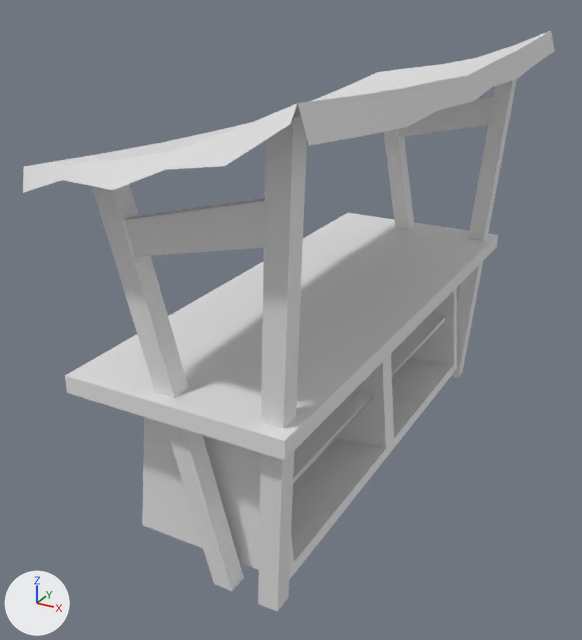
A saved change to the FBX model Assets/Models/stall.fbx.
One viewpoint serves both versions: a 50 mm camera at (4.65, -0.02, 6.43) aimed at (-0.17, 8.74, 2.05). Arrows for +X, +Y and +Z are at lower left; the lights stay in place. Where no turn or scale is listed for an object, it has been applied to the vertices.

The first picture shows 'roof', 'stall'.
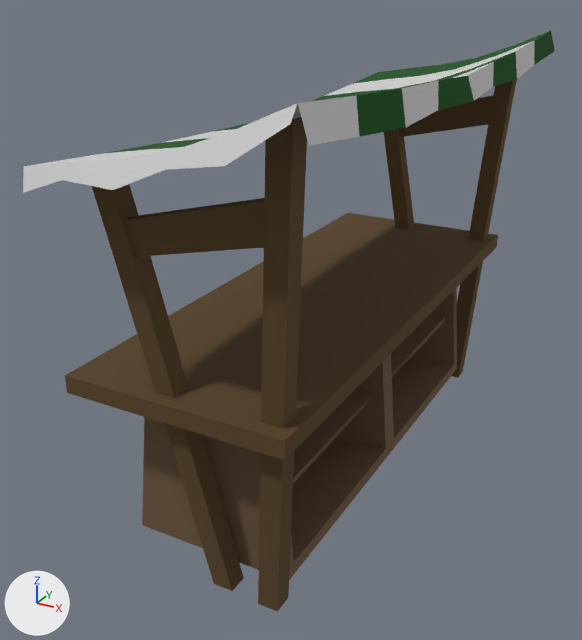
Where the newer file only moved an object's origin or applied its transform, the numbers keep the older frame.

The change, as a list of edits to the scene's bpy script:
```text
Add mat_bone:
    mat_bone = principled_material('bone')
    mat_bone.base_color = (0.645, 0.645, 0.645)  # light grey #d2d2d2
    mat_bone.metallic = 0.0633
    mat_bone.roughness = 1.0
Add mat_stem:
    mat_stem = principled_material('stem')
    mat_stem.base_color = (0.0, 0.0787, 0.00371)  # dark green #004f0c
    mat_stem.roughness = 1.0
Add mat_drewnociemne:
    mat_drewnociemne = principled_material('drewnoCiemne')
    mat_drewnociemne.base_color = (0.104, 0.0581, 0.0189)  # brown #5b4425
    mat_drewnociemne.roughness = 1.0
Add mat_drewnojasne:
    mat_drewnojasne = principled_material('drewnoJasne')
    mat_drewnojasne.base_color = (0.155, 0.0937, 0.0495)  # brown #6e563f
    mat_drewnojasne.roughness = 1.0
Change me_cube_007:
    where me_cube_007.from_pydata(...)  # 154 vertices, 147 faces; spans x -1.38..1.46, y -3.64..3.64, z -0.16..5.33
    used by ob_stall; location = (0.07, 9.31, -0.01)
    me_cube_007 part 1: all 35 faces centred in x -0.9..1.06, y -3.02..3.02, z 0.03..2.04 switch from no material to mat_drewnojasne (brown #6e563f)
    me_cube_007 part 2: 54 of the faces centred in x -1.38..1.43, y -3.64..-1.51, z 1.84..5.27 switch from no material to mat_drewnociemne (brown #5b4425)
    me_cube_007 part 3: 54 of the faces centred in x -1.38..1.43, y 1.51..3.64, z 1.84..5.27 switch from no material to mat_drewnociemne (brown #5b4425)
Change me_cube_009:
    where me_cube_009.from_pydata(...)  # 84 vertices, 66 faces; spans x -1.16..1.84, y -4.2..4.2, z 4.32..5.54
    used by ob_roof; location = (0.07, 9.31, -0.01)
    me_cube_009 part 4: all 12 faces centred in x -1.13..1.78, y -4.14..-3.57, z 4.62..5.37 switch from no material to mat_bone (light grey #d2d2d2)
    me_cube_009 part 5: all 7 faces centred in x -1.13..1.77, y -1.53, z 4.5..5.25 switch from no material to mat_bone (light grey #d2d2d2)
    me_cube_009 part 6: all 7 faces centred in x -1.13..1.77, y 0.51, z 4.46..5.21 switch from no material to mat_bone (light grey #d2d2d2)
    me_cube_009 part 7: all 7 faces centred in x -1.13..1.77, y 2.55, z 4.55..5.3 switch from no material to mat_bone (light grey #d2d2d2)
    me_cube_009 part 8: all 12 faces centred in x -1.13..1.78, y 3.57..4.14, z 4.62..5.37 switch from no material to mat_stem (dark green #004f0c)
    me_cube_009 part 9: all 7 faces centred in x -1.13..1.77, y -2.55, z 4.55..5.3 switch from no material to mat_stem (dark green #004f0c)
    me_cube_009 part 10: all 7 faces centred in x -1.13..1.77, y -0.51, z 4.46..5.21 switch from no material to mat_stem (dark green #004f0c)
    me_cube_009 part 11: all 7 faces centred in x -1.13..1.77, y 1.53, z 4.5..5.25 switch from no material to mat_stem (dark green #004f0c)
```

Location of each change, (x1, y1, x2, y2) in pixels of the pictures (582 x 640 px):
part 1 of me_cube_007, recoloured (grey to brown): (142, 288, 457, 580) in both
part 2 of me_cube_007, recoloured (grey to brown): (65, 117, 421, 612) in both
part 3 of me_cube_007, recoloured (grey to brown): (242, 79, 517, 378) in both
part 4 of me_cube_009, recoloured (white to grey): (22, 96, 359, 193) in both
part 5 of me_cube_009, recoloured: (162, 81, 438, 143) in both
part 6 of me_cube_009, recoloured: (454, 62, 494, 101) in both
part 7 of me_cube_009, recoloured (white to grey): (325, 41, 534, 96) in both
part 8 of me_cube_009, recoloured (white to green): (353, 31, 555, 84) in both
part 9 of me_cube_009, recoloured (grey to green): (102, 89, 406, 154) in both
part 10 of me_cube_009, recoloured (grey to green): (216, 76, 474, 131) in both
part 11 of me_cube_009, recoloured (grey to green): (309, 51, 517, 102) in both
